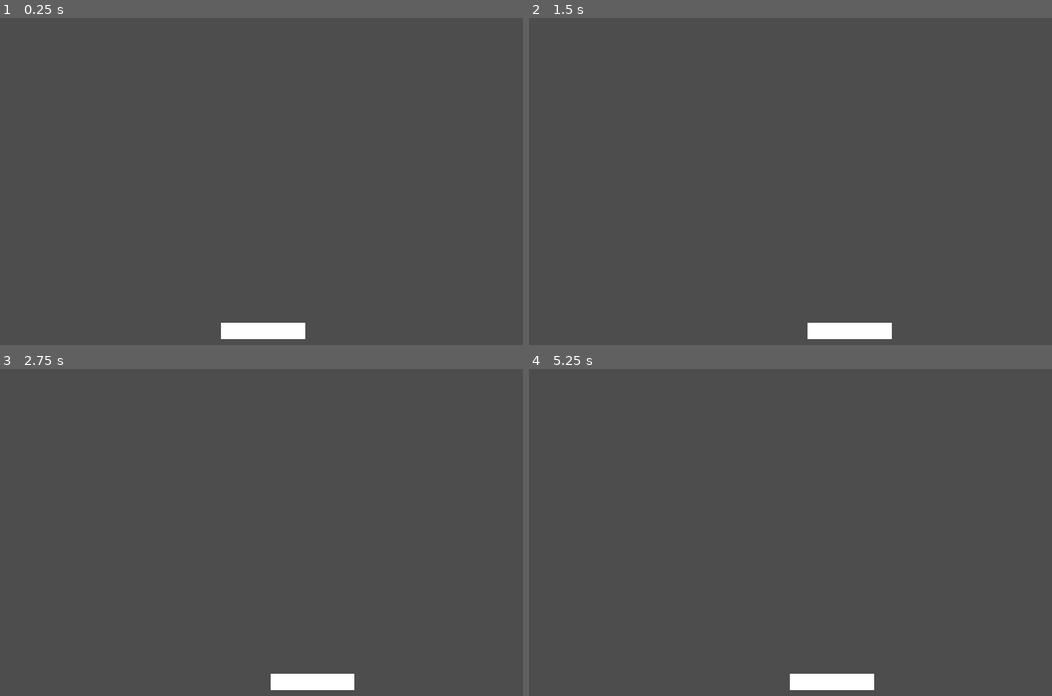
Above: before the commit, frames 1-4 (two rows, left to right).
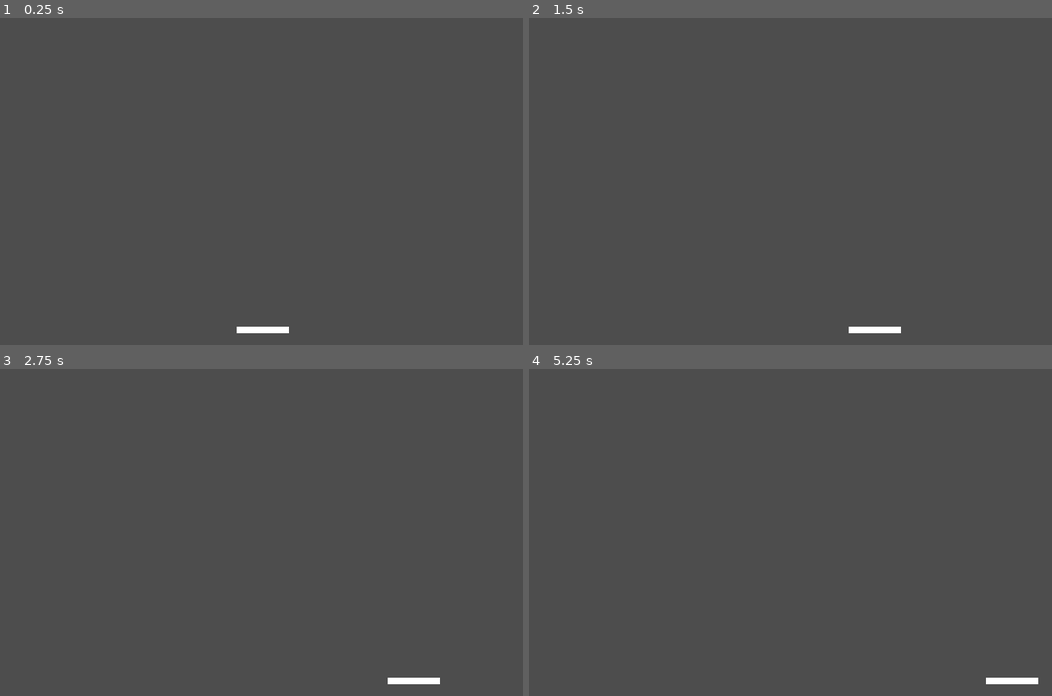
Above: after the commit, the same moments.

Repository: guillermoVicenteGonzalez/Arkanoid
Game: Godot game, scene res://levels/template/level_template.tscn
Two runs of this game, one before a commit and one after it. Both use one fixed random seed, a clock stepped at 60 frames per second and the inputs below. The project has no main scene, so this scene is started directly.
Inputs:
- Up to frame 1 (0.25 s): no input
- Up to frame 2 (1.5 s): tap Enter at 0.5 s; hold Right (right) 0.53-1.28 s; hold A (left) from 1.28 s (still down)
- Up to frame 3 (2.75 s): release A (left) at 2.03 s; hold Right (right) from 2.03 s (still down)
- Up to frame 4 (5.25 s): release Right (right) at 3.53 s; hold A (left) from 3.53 s (still down)

The runs differ from the first frame. In frame 1, 0.6% of the frame differs, in the area x 42-59%, y 93-99%; in frame 2, 0.7%; in frame 3, 1.0%; in frame 4, 1.0%, in the area x 49-98%, y 93-99%.

Commit message:
player set size

Diff:
--- /dev/null
+++ b/globals/CONSTANTS.gd
@@ -0,0 +1,3 @@
+class_name Constants extends Node
+
+static var CELL_SIZE:int = 8
--- a/levelComponents/Player/defaultPlayer.tres
+++ b/levelComponents/Player/defaultPlayer.tres
@@ -4,7 +4,7 @@
 
 [resource]
 script = ExtResource("1_d2lmg")
-size = 10
+size = 95
 speed = 200.0
 acc = 500.0
 friction = 300.0
--- a/levelComponents/Player/player.gd
+++ b/levelComponents/Player/player.gd
@@ -1,8 +1,14 @@
 class_name Player extends CharacterBody2D
 
-@export var res:PlayerResource
+const BASE_HEIGHT = 16
+const BASE_WIDTH = 128
 
-var size:int : set = _setSize, get = _getSize
+@onready var player_collision: CollisionShape2D = %playerCollision
+@onready var player_fill: ColorRect = %playerFill
+
+@export var res:PlayerResource : set = setResource
+
+var size:int = 208 : set = _setSize, get = _getSize
 var speed:float
 var acc:float
 var friction:float
@@ -39,7 +45,7 @@
 
 func initializeResource(r:PlayerResource):
 	if r.speed != null: speed = r.speed
-	if r.size != null: size = r.size
+	#if r.size != null: size = r.size
 	if r.acc != null: acc = r.acc
 	if r.friction != null: friction = r.friction
 
@@ -54,11 +60,21 @@
 # Getters and setters
 ##############################################################
 
+func setResource(r:PlayerResource):
+	print_debug("setting resource")
+	res = r
+	initializeResource(r)
+
 ##Sets the internal variable size and modifies every related node in the player scene
 func _setSize(nSize:int):
 	size = nSize
-	#setSizeOfRect
-	#SetSize of collider
+	var sizeVector := Vector2(size , BASE_HEIGHT)
+	player_fill.size = sizeVector
+	player_fill.position = -1 *  player_fill.size / 2
+
+	var nShape = RectangleShape2D.new()
+	nShape.size = sizeVector
+	player_collision.shape = nShape
 	pass
 
 func _getSize()->int:
--- a/levelComponents/Player/player.tscn
+++ b/levelComponents/Player/player.tscn
@@ -1,14 +1,30 @@
-[gd_scene load_steps=3 format=3 uid="uid://byccl14ei4cc8"]
+[gd_scene load_steps=5 format=3 uid="uid://byccl14ei4cc8"]
 
 [ext_resource type="Script" path="res://levelComponents/Player/player.gd" id="1_85ara"]
-[ext_resource type="Resource" uid="uid://ce4m5x7gxcyed" path="res://levelComponents/Player/defaultPlayer.tres" id="2_k1igb"]
+[ext_resource type="Script" path="res://levelComponents/Player/player_resource.gd" id="2_ucspe"]
+
+[sub_resource type="Resource" id="Resource_pccwc"]
+script = ExtResource("2_ucspe")
+speed = 350.0
+acc = 500.0
+friction = 300.0
+
+[sub_resource type="RectangleShape2D" id="RectangleShape2D_n1s3v"]
+size = Vector2(128, 16)
 
 [node name="player" type="CharacterBody2D"]
 script = ExtResource("1_85ara")
-res = ExtResource("2_k1igb")
+res = SubResource("Resource_pccwc")
 
-[node name="ColorRect" type="ColorRect" parent="."]
-offset_left = -103.0
-offset_top = -19.0
-offset_right = 103.0
-offset_bottom = 21.0
+[node name="playerFill" type="ColorRect" parent="."]
+unique_name_in_owner = true
+offset_left = -64.0
+offset_top = -8.0
+offset_right = 64.0
+offset_bottom = 8.0
+scale = Vector2(0.999233, 1)
+
+[node name="playerCollision" type="CollisionShape2D" parent="."]
+unique_name_in_owner = true
+position = Vector2(-0.112499, 0)
+shape = SubResource("RectangleShape2D_n1s3v")
--- a/levelComponents/Player/player_resource.gd
+++ b/levelComponents/Player/player_resource.gd
@@ -2,7 +2,7 @@
 
 extends Resource
 
-@export var size:int = 10
+#@export var size:int = 10
 @export var speed:float = 350
 @export var acc:float = 500
 @export var friction:float = 300
--- a/levels/template/level.gd
+++ b/levels/template/level.gd
@@ -12,6 +12,10 @@
 
 func initializeLevel():
 	# Set dimensions
+	# Set player in the middle
+	# Set walls
+	# Set "goal"
+	# Set blocks
 	pass
 
 func _setupBlocks():
